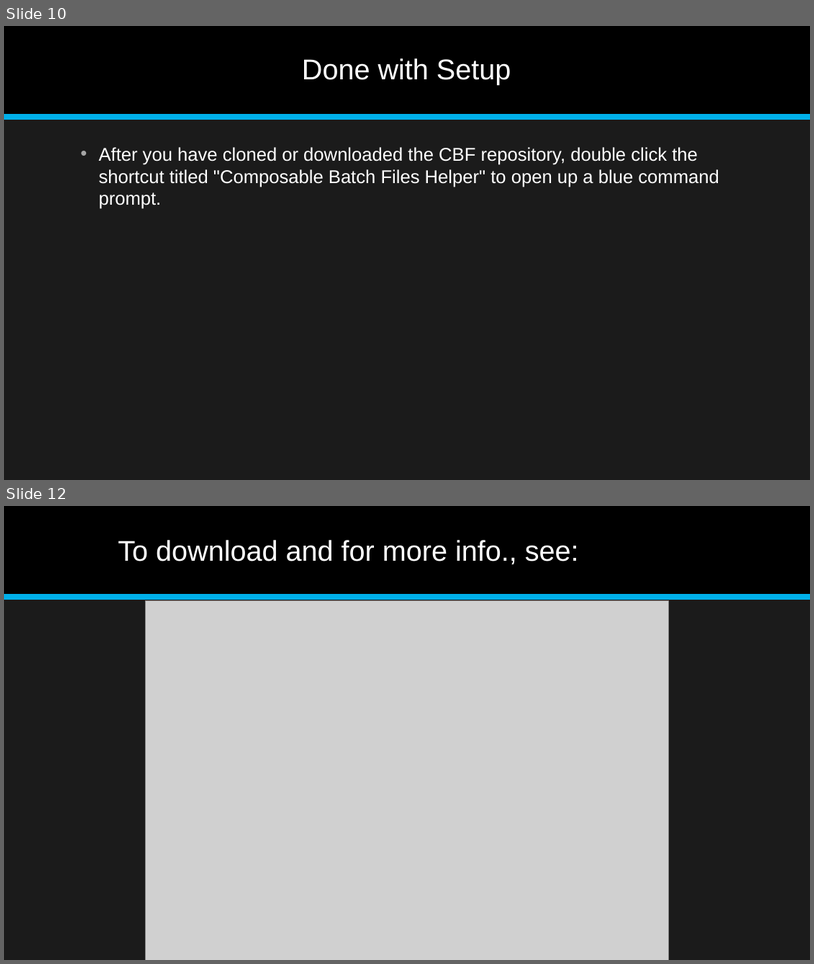
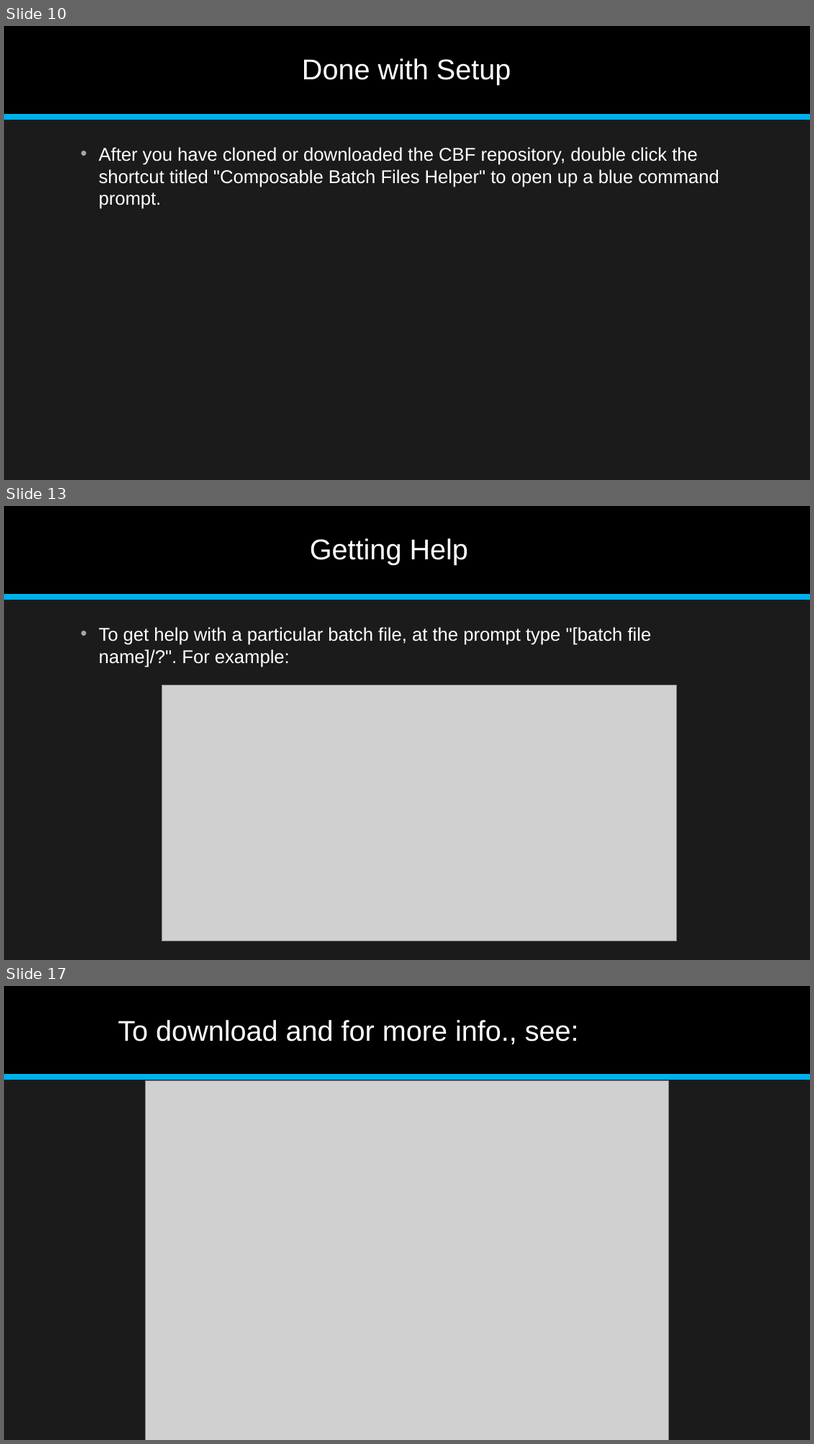
Before and after one commit to jonathan-r-jones/Composable-Batch-Files, a slide deck: Composable Batch File Helper.pptx. Shown one above the other, each under a label of ours: slides 10 and 12 before the commit, slides 10, 13 and 17 after it; the slides between them are not shown. The pictures are 814x964 and 814x1444 pixels, drawn with LibreOffice and Linux fonts; fonts in the diff are those of the drawing; grey boxes stand for pictures. Boxes give left, top, right and bottom in pixels: in the first picture for what was removed or moved away, otherwise in the second. Text is boxed around its words. In the diff, an @@ line names an element or a change of style, - is before the commit and + after.

```diff
--- a/Composable Batch File Helper.pptx
+++ b/Composable Batch File Helper.pptx
@@ slide 13 added at (4,506,810,960), background #1B1B1B; not listed: 2 template elements that a slide beside it also shows @@
@@ title added at (310,538,468,565), 34 pt, text #FFFFFF @@
+Getting Help
@@ text added at (99,627,652,667), 22 pt, text #FFFFFF @@
+• To get help with a particular batch file, at the prompt type "[batch file name]/?". For example:
@@ picture added at (162,685,676,941) @@
@@ what was slide 12 is now slide 17 @@
```
Also in this commit, not shown: 1 slide changed, 4 other slides added, 3 other files.
